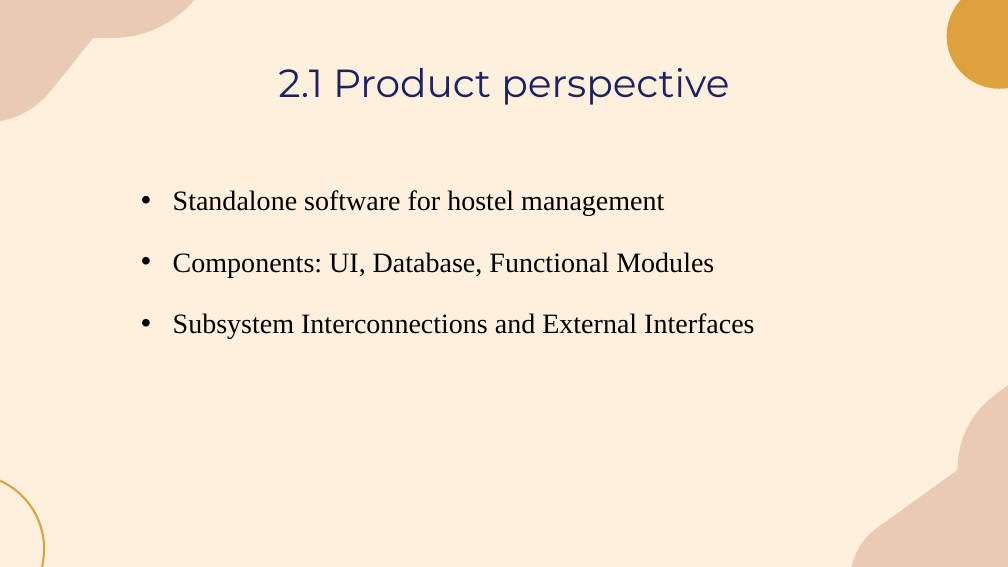
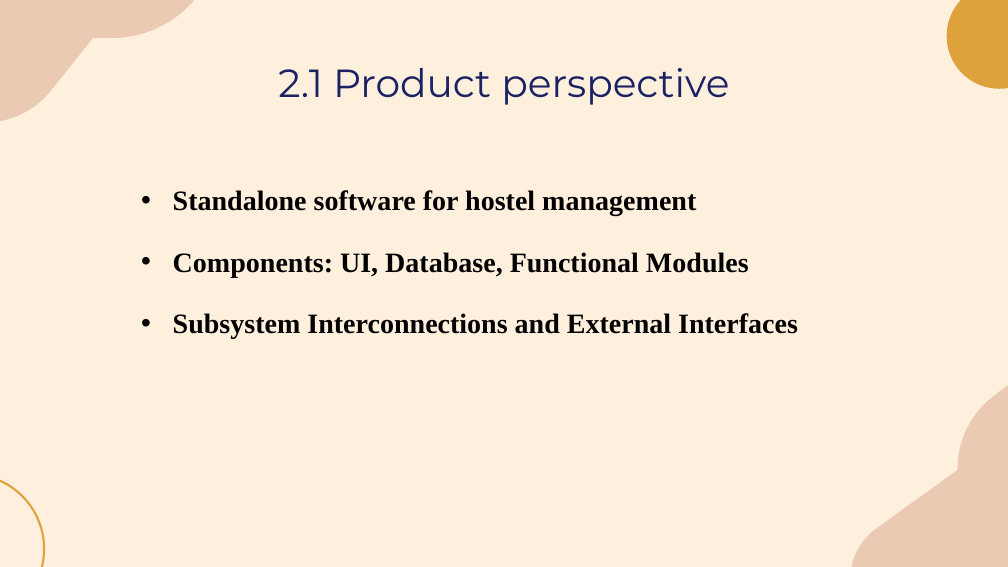
Before and after one commit to laibabintatahir/SRS-HMS, a slide deck: slide 7 of SRS_Presentation.pptx. Drawn at 1008x567 pixels with LibreOffice and Linux fonts; fonts in the diff are those of the drawing. Boxes give left, top, right and bottom in pixels: in the first picture for what was removed or moved away, otherwise in the second. Text is boxed around its words. In the diff, an @@ line names an element or a change of style, - is before the commit and + after.

```diff
--- a/SRS_Presentation.pptx
+++ b/SRS_Presentation.pptx
@@ text "Standalone software for hostel management" at (173,190,798,339): bold on @@
```
Also in this commit, not shown: 20 other slides changed.
